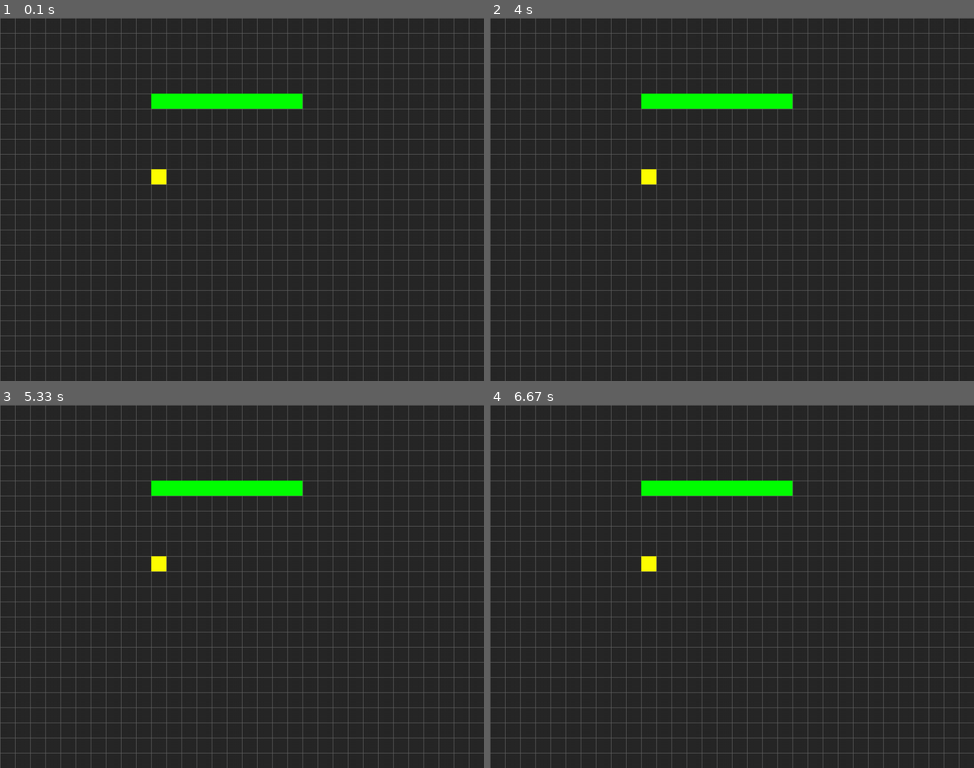
Above: before the commit, frames 1-4 (two rows, left to right).
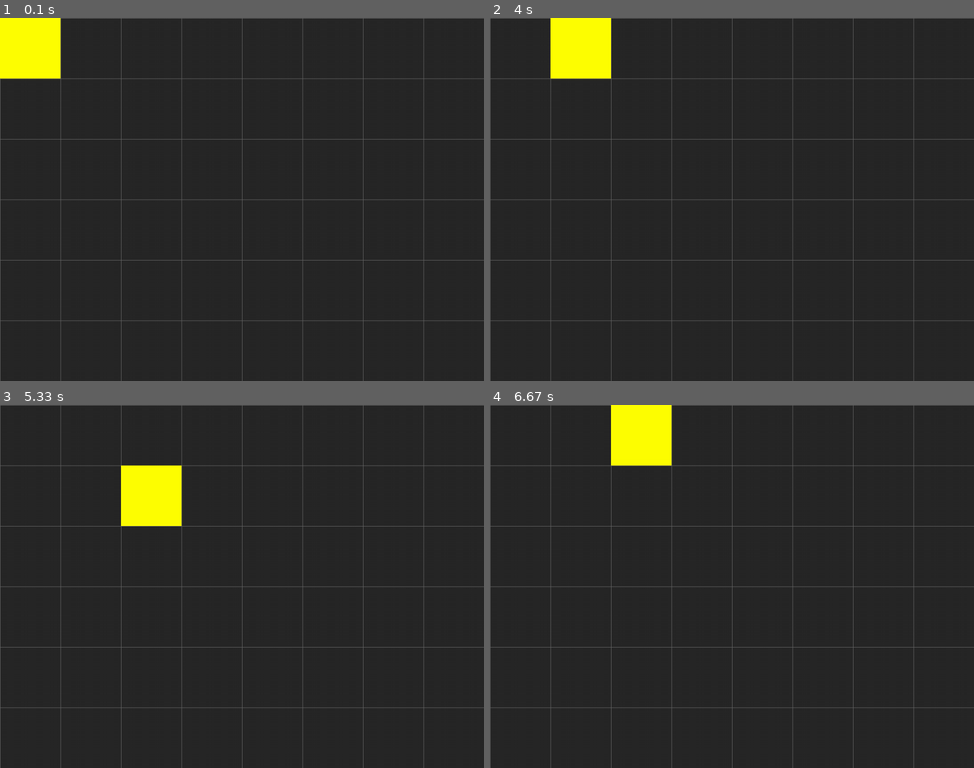
Above: after the commit, the same moments.

Repository: WyattSt/group-2
Game: pygame game, started from Invisible Stalker Improved/main.py
The game is run twice, just before and just after one commit, with the same random seed, the same clock (stepped at 60 frames per second) and the same inputs.
Inputs:
- Up to frame 1 (0.1 s): no input
- Up to frame 2 (4 s): hold D 0.33-0.8 s; hold W 0.83-1.13 s; hold A 1.67-2.2 s; hold S 2.23-2.53 s; hold D from 3.4 s (still down)
- Up to frame 3 (5.33 s): release D at 4.03 s; hold S 4.07-4.43 s; hold A 4.47-4.93 s; hold D from 4.97 s (still down)
- Up to frame 4 (6.67 s): release D at 5.43 s; hold W 5.47-5.77 s; hold D 5.8-6.27 s; hold A from 6.3 s (still down)

The runs differ from the first frame. In frame 1, 8.6% of the frame differs, in the area x 0-100%, y 0-100%; in frame 2, 8.6%; in frame 3, 8.4%; in frame 4, 8.6%.

Commit message:
added some notes, made tilesize smaller

Diff:
--- a/Invisible Stalker Improved/main.py
+++ b/Invisible Stalker Improved/main.py
@@ -15,14 +15,15 @@
     def load_data(self):
         pass
 
+    # For creating sprites, walls, etc.
     def new(self):
         self.all_sprites = pg.sprite.Group()
         self.walls = pg.sprite.Group()
-        self.player = Player(self, 10, 10)
+        self.player = Player(self, 0, 0)
         for x in range(10, 20):
             Wall(self, x, 5)
 
-
+    # Continually update whats on screen
     def run(self):
         self.playing = True
         while self.playing:
@@ -31,6 +32,7 @@
             self.update()
             self.draw()
 
+    # Quit Function
     def quit(self):
         pg.quit()
         sys.exit()
@@ -38,18 +40,21 @@
     def update(self):
         self.all_sprites.update()
 
+    # Draws a grid to help show tiles
     def draw_grid(self):
         for x in range(0, WIDTH, TILESIZE):
             pg.draw.line(self.screen, LIGHTGREY, (x, 0), (x, HEIGHT))
         for y in range(0, HEIGHT, TILESIZE):
             pg.draw.line(self.screen, LIGHTGREY, (0, y), (WIDTH, y))
 
+    # Draw function
     def draw(self):
         self.screen.fill(BGCOLOR)
         self.draw_grid()
         self.all_sprites.draw(self.screen)
         pg.display.flip()
 
+    # Take user input ( WASD for movement )
     def events(self):
         for event in pg.event.get():
             if event.type == pg.QUIT:
@@ -57,25 +62,19 @@
             if event.type == pg.KEYDOWN:
                 if event.key == pg.K_ESCAPE:
                     self.quit()
-                if event.key == pg.K_LEFT:
+                if event.key == pg.K_a:
                     self.player.move(dx = -1)
-                if event.key == pg.K_RIGHT:
+                if event.key == pg.K_d:
                     self.player.move(dx = 1)
-                if event.key == pg.K_UP:
+                if event.key == pg.K_w:
                     self.player.move(dy = -1)
-                if event.key == pg.K_DOWN:
+                if event.key == pg.K_s:
                     self.player.move(dy = 1)
 
-    def show_start_screen(self):
-        pass
 
-    def show_go_screen(self):
-        pass
+# Start the game
+g = Game()
 
-# Start
-g = Game()
-g.show_start_screen()
 while True:
     g.new()
     g.run()
-    g.show_go_screen()
--- a/Invisible Stalker Improved/settings.py
+++ b/Invisible Stalker Improved/settings.py
@@ -1,3 +1,5 @@
+
+# Define any colors that we want to use
 WHITE = (255, 255, 255)
 BLACK = (0, 0, 0)
 DARKGREY = (40, 40, 40)
@@ -6,13 +8,14 @@
 RED = (255, 0, 0)
 YELLOW = (255, 255, 0)
 
-# WINDOW SETTIGNS
+# Sets the size of the window
 WIDTH = 1024
 HEIGHT = 768
 FPS = 60
 TITLE = "The Invisible Stalker"
 BGCOLOR = DARKGREY
 
-TILESIZE = 32
+# Set size of the tiles
+TILESIZE = 128
 GRIDWIDTH = WIDTH/ TILESIZE
 GRIDHEIGHT = HEIGHT / TILESIZE
--- a/Invisible Stalker Improved/sprites.py
+++ b/Invisible Stalker Improved/sprites.py
@@ -13,8 +13,15 @@
         self.y = y
 
     def move(self, dx= 0, dy = 0):
-        self.x += dx
-        self.y += dy
+        if not self.wall_collision(dx, dy):
+            self.x += dx
+            self.y += dy
+
+    def wall_collision(self, dx=0, dy=0):
+        for wall in self.game.walls:
+            if wall.x == self.x + dx and wall.y == self.y + dy:
+                return True
+        return False
 
     def update(self):
         self.rect.x = self.x * TILESIZE
